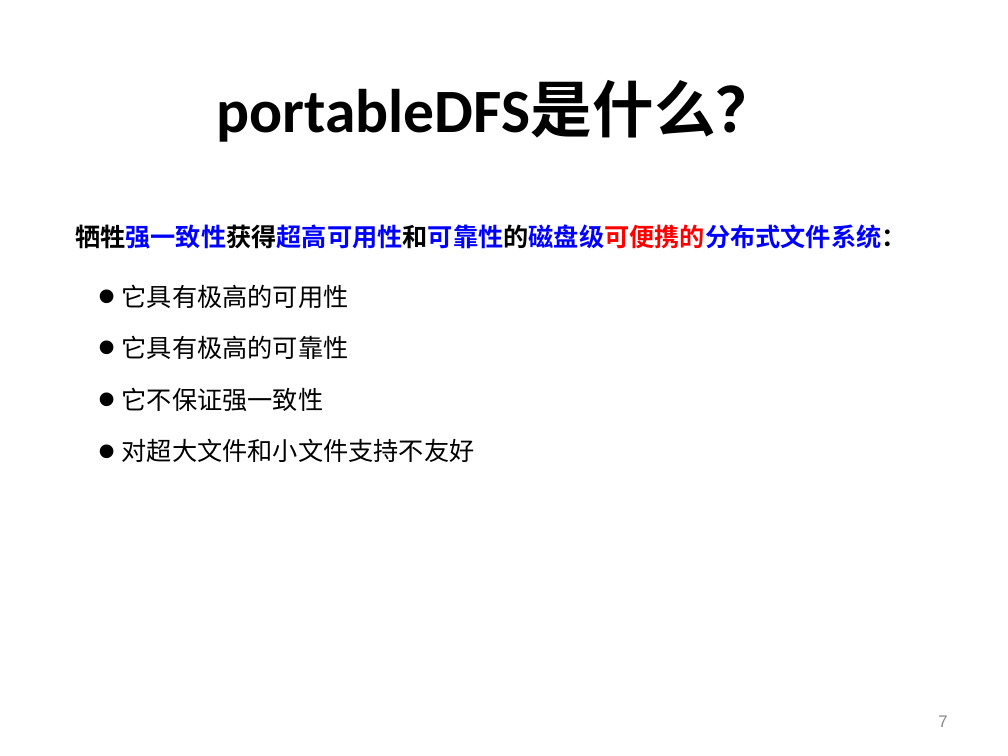
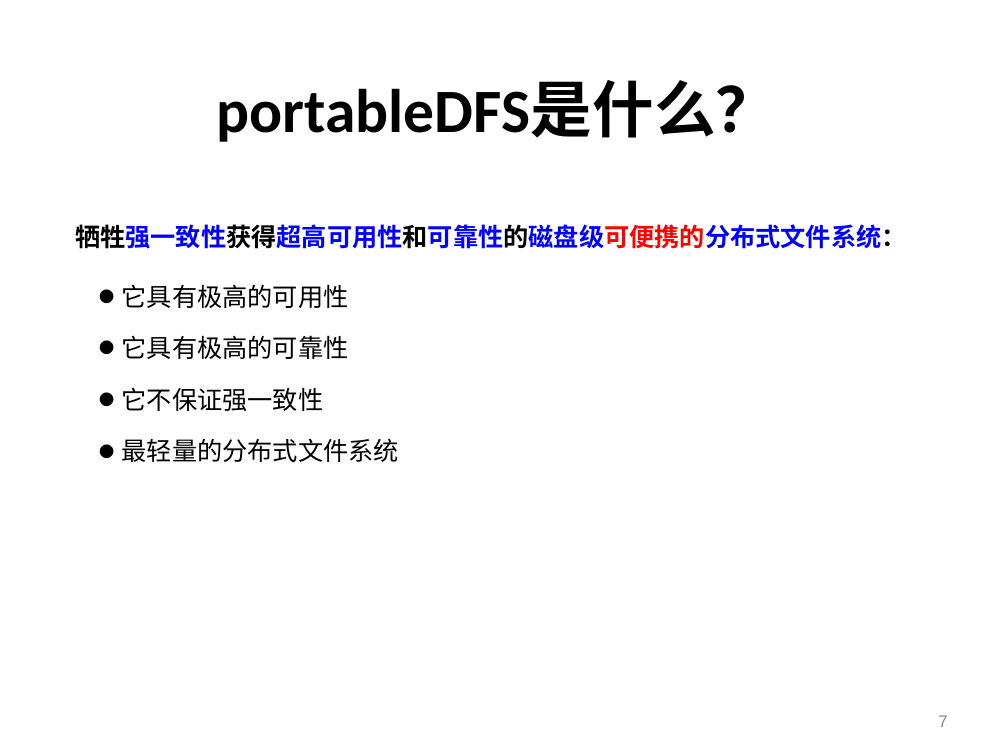
Before and after one commit to machicao2013/mooon, a slide deck: slide 7 of applications/lightfs/doc/portableDFS-可便携的分布式文件系统.ppt. Drawn at 1008x756 pixels with LibreOffice and Linux fonts; fonts in the diff are those of the drawing; background and template pictures are left out. Boxes give left, top, right and bottom in pixels: in the first picture for what was removed or moved away, otherwise in the second. Text is boxed around its words. In the diff, an @@ line names an element or a change of style, - is before the commit and + after.

Commit message:
修改“portableDFS是什么？”，加上“最轻量的分布式文件系统”

```diff
--- a/applications/lightfs/doc/portableDFS-可便携的分布式文件系统.ppt
+++ b/applications/lightfs/doc/portableDFS-可便携的分布式文件系统.ppt
@@ text at [122,438,399,462]: text changed @@
-• 对超大文件和小文件支持不友好
+• 最轻量的分布式文件系统
```
Also in this commit, not shown: 1 other slide changed.
